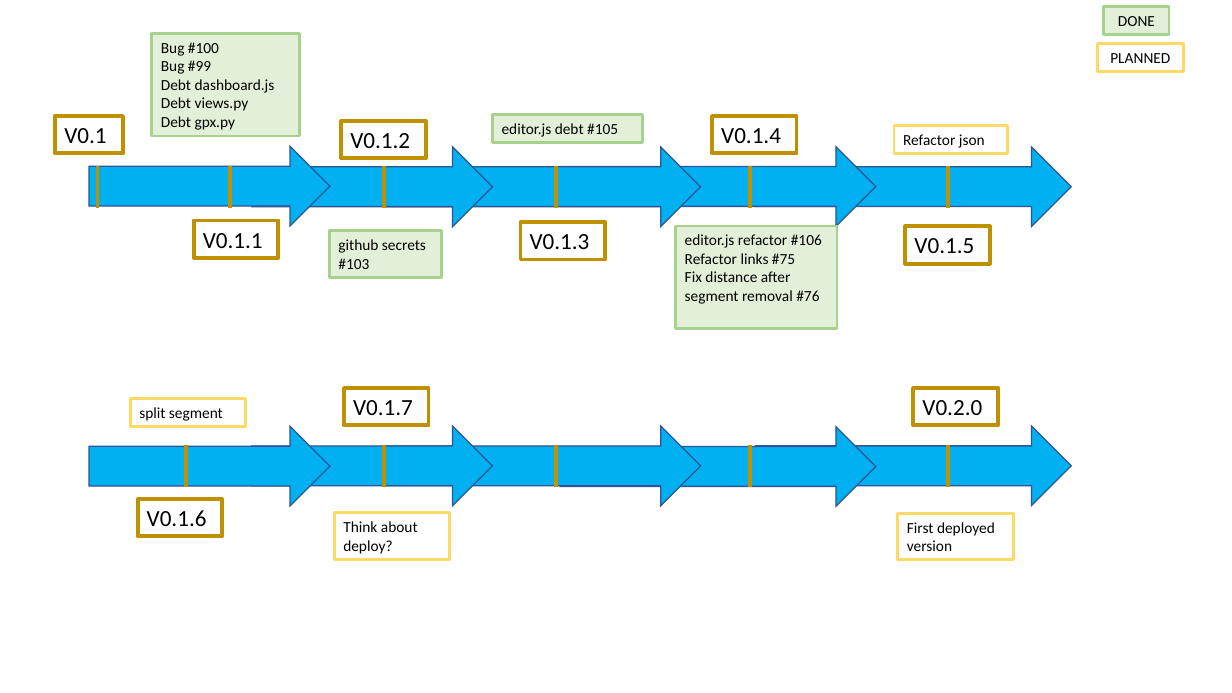
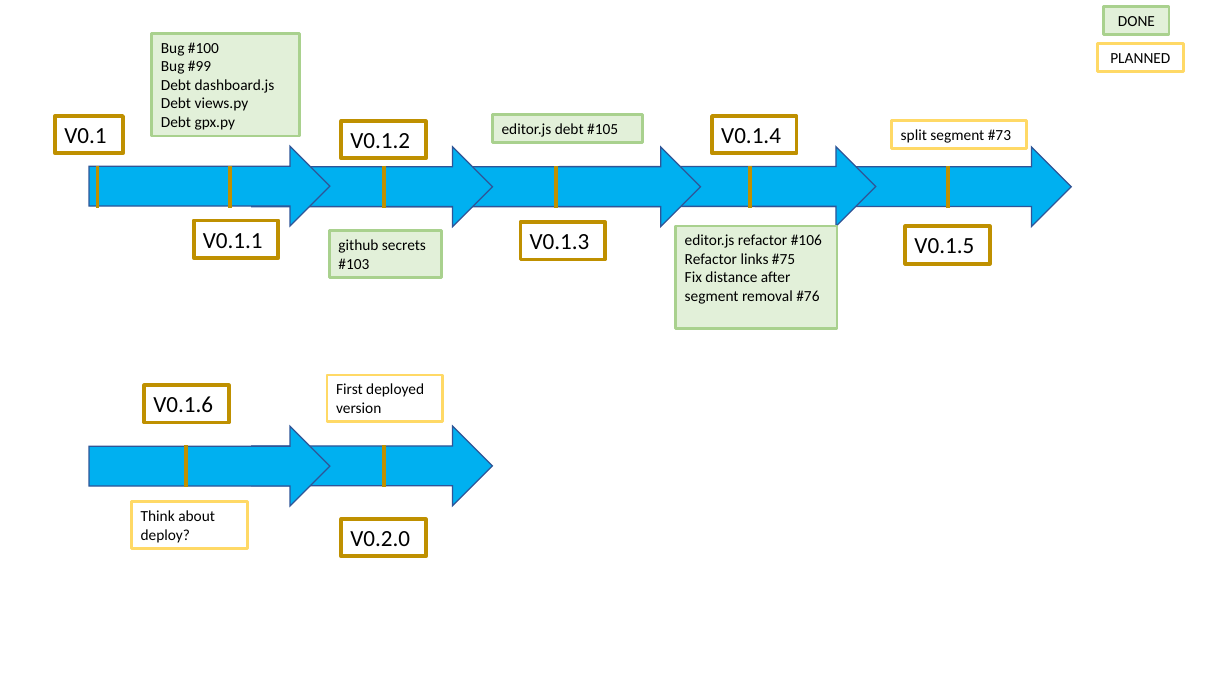
Before and after one commit to TrackEditor/TrackEditorWeb, a slide deck: slide 1 of docs/roadmap.pptx. Drawn at 1232x693 pixels with LibreOffice and Linux fonts; fonts in the diff are those of the drawing. Boxes give left, top, right and bottom in pixels: in the first picture for what was removed or moved away, otherwise in the second. Text is boxed around its words. In the diff, an @@ line names an element or a change of style, - is before the commit and + after.

```diff
--- a/docs/roadmap.pptx
+++ b/docs/roadmap.pptx
@@ rectangle "split segment #73": place and size @@
-rectangle "split segment #73" at [130,398,246,426]
+rectangle "split segment #73" at [892,120,1027,148]
@@ rectangle removed at [895,126,1008,153] @@
-Refactor json
@@ text in rectangle at [901,129,1011,143]: text changed @@
-split segment
+split segment #73
@@ rectangle "V0.1.6": place and size @@
-rectangle "V0.1.6" at [344,388,428,425]
+rectangle "V0.1.6" at [144,385,228,422]
@@ rectangle "First deployed version": place and size @@
-rectangle "First deployed version" at [898,513,1014,559]
+rectangle "First deployed version" at [327,375,443,421]
@@ text in rectangle at [153,396,213,412]: text changed @@
-V0.1.7
+V0.1.6
@@ right arrow removed at [384,426,701,506] @@
@@ line removed from (556, 445) to (556, 487) @@
@@ right arrow removed at [560,427,876,506] @@
@@ line removed from (750, 445) to (750, 487) @@
@@ right arrow removed at [756,426,1072,506] @@
@@ line removed from (948, 445) to (948, 487) @@
@@ rectangle "Think about deploy?": place and size @@
-rectangle "Think about deploy?" at [335,513,450,559]
+rectangle "Think about deploy?" at [131,502,247,548]
@@ rectangle removed at [138,499,222,536] @@
-V0.1.6
@@ rectangle "V0.2.0": place and size @@
-rectangle "V0.2.0" at [914,388,998,425]
+rectangle "V0.2.0" at [341,519,425,556]
```
Also in this commit, not shown: 2 other files.
